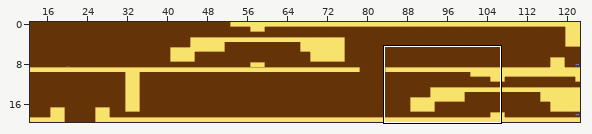
Level history. Tiled map: assets/levels/level6.tmx. Above, an overview of the earlier version with the close-up marked.
Close-up. Earlier state:
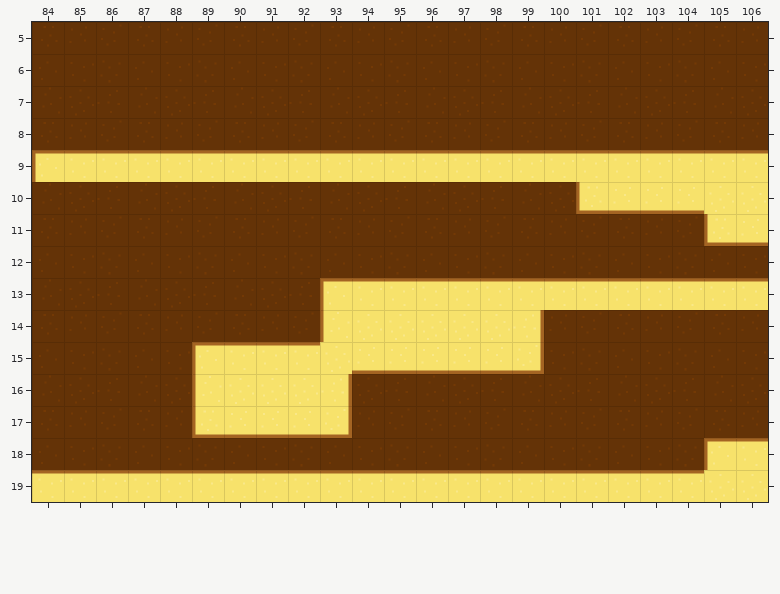
Cells are 64x64 px. Shown: x 84..106, y 5..19. The commit also changed other parts of the map, which this record leaves out.
Now the later version:
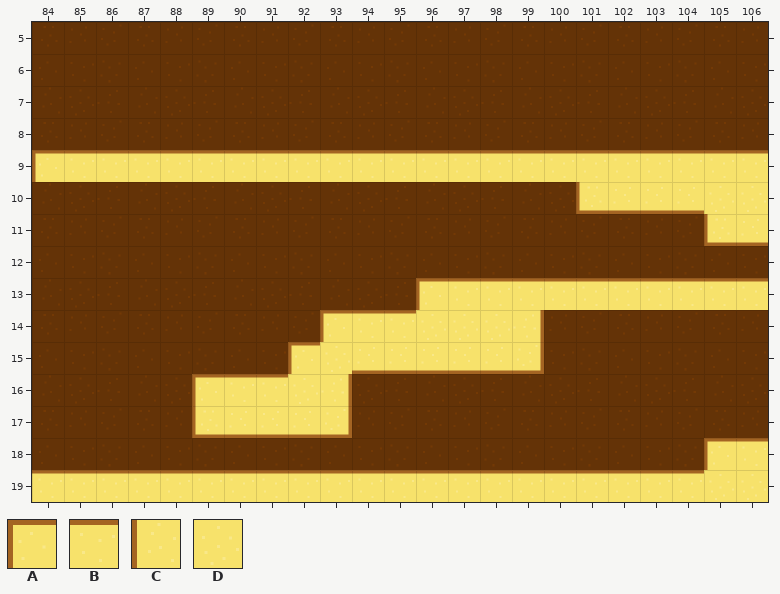
Key: from "level": A 11, B 12, C 21, D 22.
_ is an empty cell.
Changes in this commit:
Layer "Kachelebene 1":
The edit turns tile B into tile A in row 13 at x 96; in row 15 at x 92.
The edit turns tile C into tile A in row 14 at x 93; in row 16 at x 89.
The edit turns tile D into tile B in row 14 at x 94 to 95; in row 16 at x 90 to 91.
The author cleared tile A in row 13 at x 93; in row 15 at x 89.
The author cleared tile B in row 13 at x 94 to 95; in row 15 at x 90 to 91.
